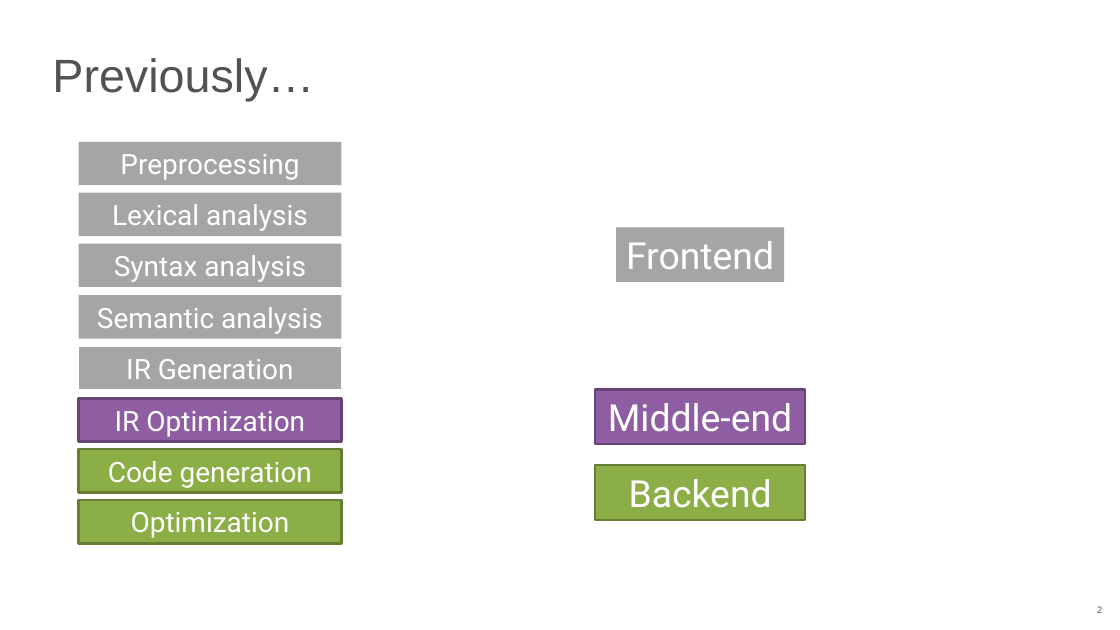
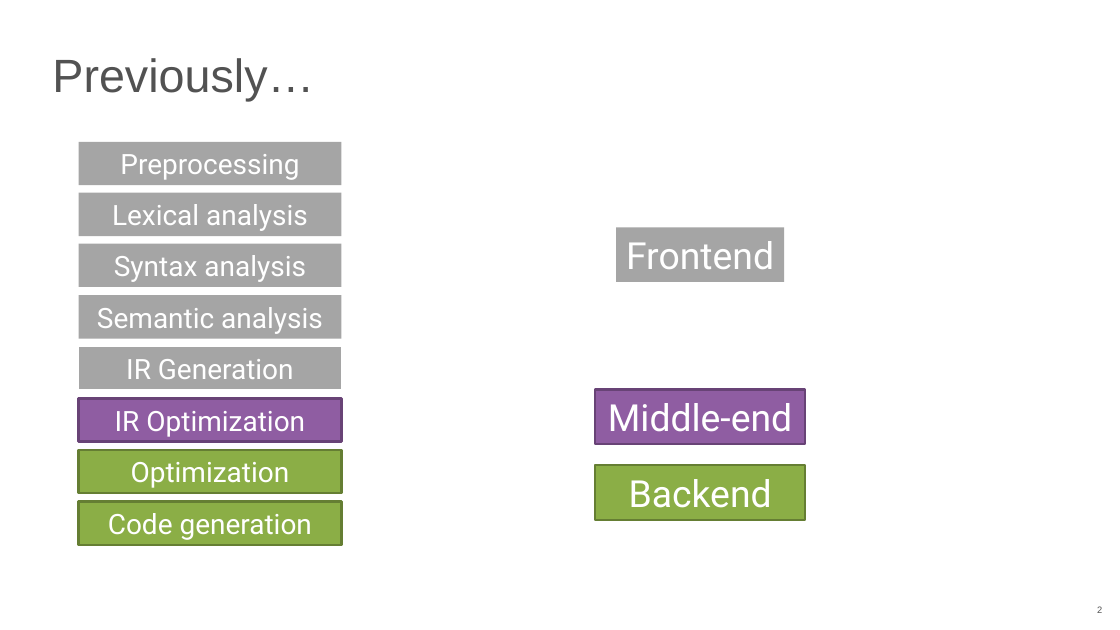
Before and after one commit to NN-complr-tech/Complr-course-lectures, a slide deck: slide 2 of 06-Optimizations-2.pptx. Drawn at 1120x630 pixels with LibreOffice and Linux fonts; fonts in the diff are those of the drawing. Boxes give left, top, right and bottom in pixels: in the first picture for what was removed or moved away, otherwise in the second. Text is boxed around its words. In the diff, an @@ line names an element or a change of style, - is before the commit and + after.

```diff
--- a/06-Optimizations-2.pptx
+++ b/06-Optimizations-2.pptx
@@ rectangle "Optimization": place and size @@
-rectangle "Optimization" at (79,500,342,544)
+rectangle "Optimization" at (79,450,342,494)
@@ rectangle "Code generation": place and size @@
-rectangle "Code generation" at (79,450,342,493)
+rectangle "Code generation" at (79,502,342,545)
```
Also in this commit, not shown: 6 other slides changed, 1 slide added.
